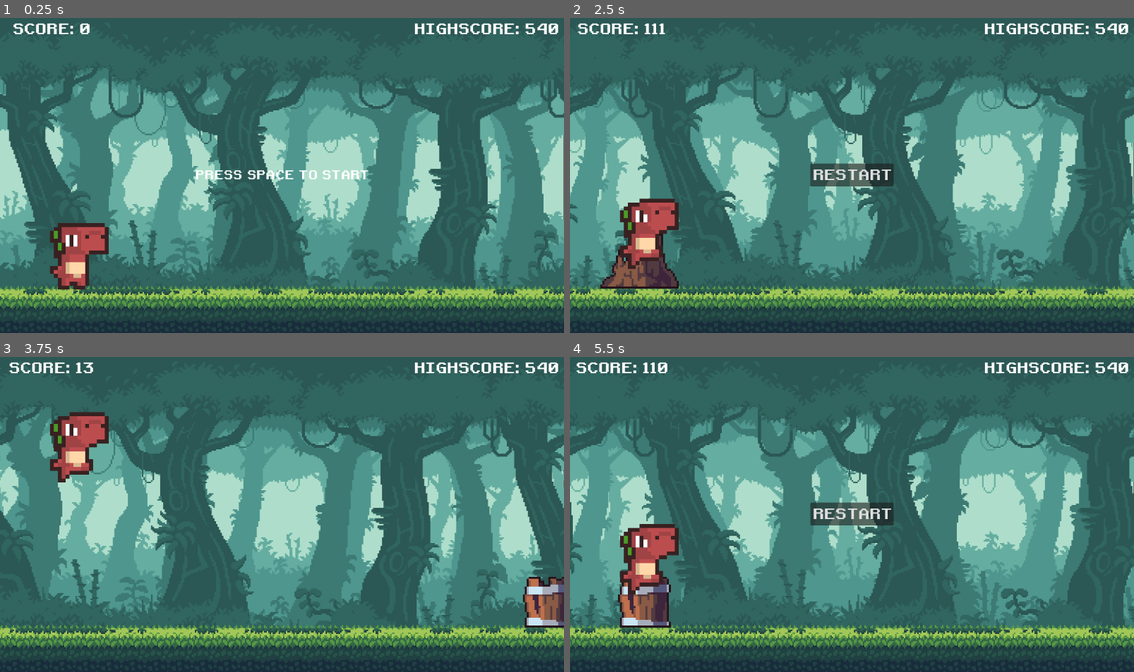
Above: before the commit, frames 1-4 (two rows, left to right).
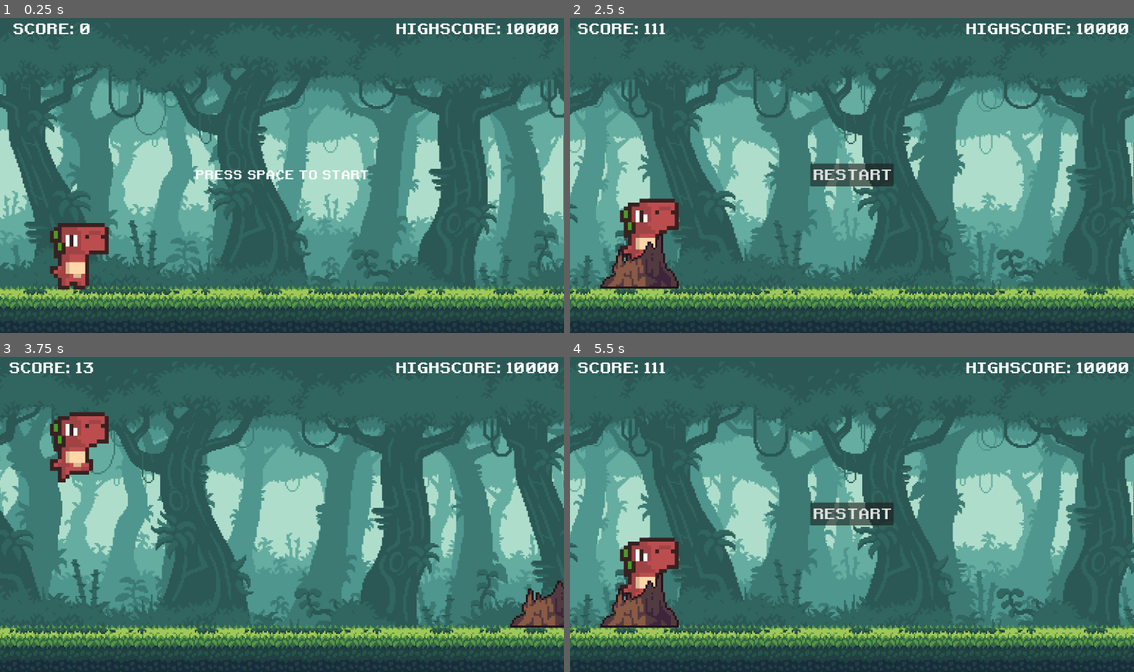
Above: after the commit, the same moments.

Repository: sandy-5000/DinoRun
Game: Godot game, scene res://scenes/main.tscn
Two runs of this game, one before a commit and one after it. Both use one fixed random seed, a clock stepped at 60 frames per second and the inputs below.
Inputs:
- Up to frame 1 (0.25 s): no input
- Up to frame 2 (2.5 s): tap Space at 0.5 s; tap Enter (ui_accept) at 0.77, 1.52 s; hold Down (ui_down) from 2.03 s (still down)
- Up to frame 3 (3.75 s): release Down (ui_down) at 2.75 s; click "RESTART" at 2.75 s; tap Space at 3.5 s
- Up to frame 4 (5.5 s): tap Enter (ui_accept) at 3.77, 4.52, 5.27 s; hold Down (ui_down) from 5.03 s (still down)

The runs differ from the first frame. In frame 1, 0.6% of the frame differs, in the area x 70-97%, y 1-6%; in frame 2, 0.9%; in frame 3, 1.5%; in frame 4, 16%, in the area x 0-100%, y 1-93%.

Commit message:
build for windows

Diff:
--- a/project.godot
+++ b/project.godot
@@ -18,3 +18,4 @@
 [rendering]
 
 renderer/rendering_method="mobile"
+textures/vram_compression/import_etc2_astc=true
--- a/scenes/bird.tscn
+++ b/scenes/bird.tscn
@@ -50,6 +50,7 @@
 script = ExtResource("1_eo5pq")
 
 [node name="BirdAnimation" type="AnimatedSprite2D" parent="."]
+z_index = 2
 texture_filter = 1
 scale = Vector2(4, 4)
 sprite_frames = SubResource("SpriteFrames_fsxou")
--- a/scenes/dino.tscn
+++ b/scenes/dino.tscn
@@ -147,10 +147,10 @@
 }]
 
 [sub_resource type="RectangleShape2D" id="RectangleShape2D_s8e70"]
-size = Vector2(80, 128)
+size = Vector2(64, 128)
 
 [sub_resource type="RectangleShape2D" id="RectangleShape2D_p4el3"]
-size = Vector2(80, 112)
+size = Vector2(64, 112)
 
 [node name="Dino" type="CharacterBody2D"]
 z_index = 1
@@ -166,11 +166,10 @@
 frame_progress = 0.31453
 
 [node name="RunCol" type="CollisionShape2D" parent="."]
-position = Vector2(-8, 0)
 shape = SubResource("RectangleShape2D_s8e70")
 
 [node name="DuckCol" type="CollisionShape2D" parent="."]
-position = Vector2(-8, 8)
+position = Vector2(0, 8)
 shape = SubResource("RectangleShape2D_p4el3")
 
 [node name="JumpSound" type="AudioStreamPlayer2D" parent="."]
--- a/scenes/stump.tscn
+++ b/scenes/stump.tscn
@@ -5,6 +5,7 @@
 [node name="Stump" type="Area2D"]
 
 [node name="Image" type="Sprite2D" parent="."]
+z_index = 2
 texture_filter = 1
 scale = Vector2(4, 4)
 texture = ExtResource("1_mc4gb")
--- a/scripts/main.gd
+++ b/scripts/main.gd
@@ -20,7 +20,7 @@
 var screen_size: Vector2i
 var ground_height: int
 var score: int
-var highscore: int = 5400
+var highscore: int = 100000
 const SCORE_MODIFIER = 10
 const SPEED_MODIFIER = 5000
 var game_running: bool
@@ -69,7 +69,7 @@
 		difficulty = MAX_DIFFICULTY
 
 func generate_obstacle():
-	if obstacles.is_empty() or last_obstacle.position.x < score + randi_range(100, 200):
+	if obstacles.is_empty() or last_obstacle.position.x < score + randi_range(-300, 300):
 		var obs_type = obstacle_types[randi() % obstacle_types.size()]
 		var obs
 		var max_obs = int(difficulty) + 1
Binary file added: assets/img/bird_hit_dino.png
Not shown, added: assets/img/bird_hit_dino.png.import
Binary file added: assets/img/dino_hit_barrel.png
Not shown, added: assets/img/dino_hit_barrel.png.import
Binary file added: assets/img/dino_hit_tree.jpeg
Not shown, added: assets/img/dino_hit_tree.jpeg.import
Not shown, added: export_presets.cfg
Not shown, added: builds/DinoRun.exe
